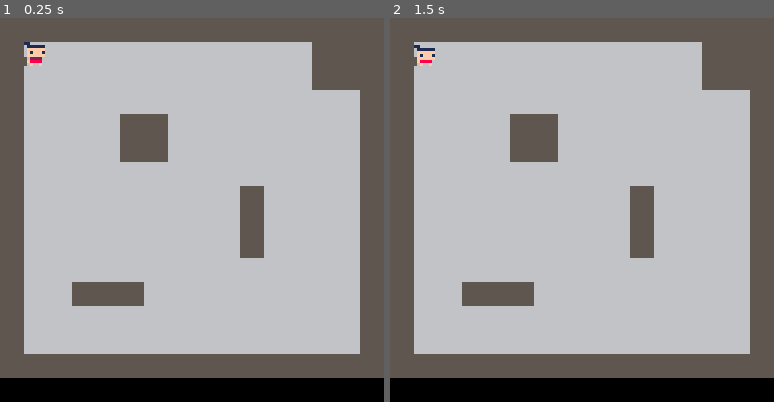
Above: before the commit, frames 1-2 (left to right).
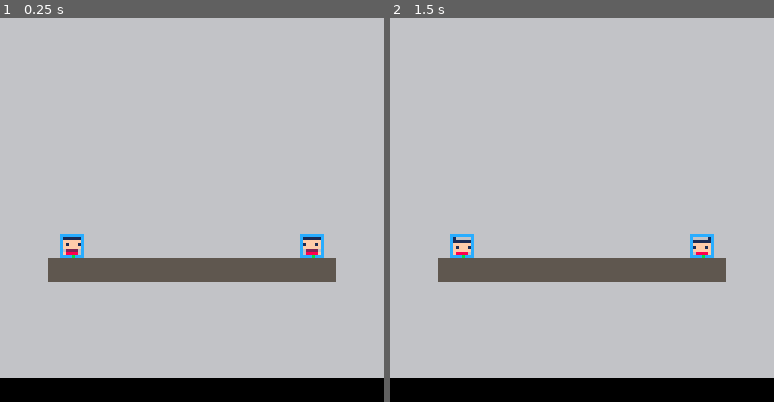
Above: after the commit, the same moments.

Repository: Wagomu056/chanbara
Game: PICO-8 cartridge chanbara.p8
Same seed, same stepped clock (60 frames per second), same inputs: the game is played once before the commit and once after it.
Inputs:
- Up to frame 1 (0.25 s): no input
- Up to frame 2 (1.5 s): tap X (X key) at 0.33, 1.07 s; tap O (Z key) at 0.7 s

The runs differ from the first frame. In frame 1, 34% of the frame differs, in the area x 0-100%, y 0-94%; in frame 2, 34%.

Commit message:
プレイヤー多人数対応

Diff:
--- a/chanbara.p8
+++ b/chanbara.p8
@@ -164,20 +164,28 @@
 
 	obj.aa = math.vec2.new(0, 0)
 	obj.bb = math.vec2.new(0, 0)
+	obj.offset = math.vec2.new(0, 0)
 	obj.width = 0
 	obj.hight = 0
 	obj.owner = owner
 
 	obj.set_pos = function(self, x, y)
-		self.aa.x = x
-		self.aa.y = y
-		self.bb.x = x + self.width - 1
-		self.bb.y = y + self.hight - 1
+		local ofs_x = x + self.offset.x
+		local ofs_y = y + self.offset.y
+		self.aa.x = ofs_x
+		self.aa.y = ofs_y
+		self.bb.x = ofs_x + self.width - 1
+		self.bb.y = ofs_y + self.hight - 1
 	end
 
 	obj.set_size = function(self, w, h)
 		self.width = w
 		self.hight = h
+	end
+
+	obj.set_offset = function(self, x, y)
+		self.offset.x = x
+		self.offset.y = y
 	end
 
 	obj.debug_draw = function(self, color)
@@ -277,13 +285,17 @@
 	-- variables
 	obj.pos = math.vec2.new(0,0)
 	obj.spr_size = math.vec2.new(1,1)
+	obj.spr_offset = math.vec2.new(0,0)
 	obj.spr_idx = 0
 
 	-- function
-	obj.draw = function(self)
+	obj.draw = function(self, is_reverse)
 		spr(self.spr_idx
-			,self.pos.x,self.pos.y
-			,self.spr_size.x,self.spr_size.y)
+			,self.pos.x + self.spr_offset.x
+			,self.pos.y + self.spr_offset.y
+			,self.spr_size.x
+			,self.spr_size.y
+			,is_reverse)
 	end
 
 	-- update function
@@ -306,12 +318,22 @@
 		self.spr_size.y = y
 	end
 
+	obj.set_spr_offset = function(self, x, y)
+		self.spr_offset.x = x
+		self.spr_offset.y = y
+	end
+
+	obj.dbg_draw_pos = function(self)
+		pset(self.pos.x, self.pos.y, 11)
+	end
+
 	return obj
 end
 
 act.chara = {}
 act.chara.new = function()
 	local obj = act.object.new()
+	obj.object_draw = obj.draw
 
 	-- variable
 	obj.anim_controller = anim.controller.new()
@@ -333,10 +355,7 @@
 	end
 
 	obj.draw = function(self)
-		spr(self.spr,
-			self.pos.x, self.pos.y,
-			self.spr_w, self.spr_h,
-			self.direction == "left")
+		self:object_draw(self.direction == "left")
 	end
 
 	-- derivation function
@@ -346,7 +365,7 @@
 
 	obj.update_animation = function(self, delta_time)
 		self.anim_controller:update(delta_time)
-		self.spr, self.spr_w, self.spr_h = self.anim_controller:get_spr()
+		self.spr_idx, self.spr_size.x, self.spr_size.y = self.anim_controller:get_spr()
 	end
 
 	-- setting function
@@ -366,6 +385,7 @@
 	obj.chara_update_pre_animation = obj.update_pre_animation
 
 	-- variable
+	obj.id = 1
 	obj.action = "none"
 	obj.pre_anim_state = "idle"
 	obj.anim_state = "idle"
@@ -374,19 +394,27 @@
 	obj.atk_hitbox = hit.data.new(obj)
 
 	-- function
-	obj.init = function(self)
+	obj.init = function(self, id, direction)
 		self:chara_init()
 
+		self.id = id
+		self.direction = direction
+
 		self:set_spr_size(1,1)
+		local offset_x = -4
+		local offset_y = -7
+		self:set_spr_offset(offset_x, offset_y)
+
 		self.hitbox:set_size(8, 8)
+		self.hitbox:set_offset(offset_x, offset_y)
 		self.hitbox:set_pos(self.pos.x, self.pos.y)
+		hit_checker:regist_def_hit_data(self.hitbox)
 
 		self.anim_controller:set("player_idle")
 		self.request_pos.x = 0
 		self.request_pos.y = 0
+
 		self.atk_hitbox:set_size(8, 16)
-
-		hit_checker:regist_def_hit_data(self.hitbox)
 	end
 
 	obj.update_pre_animation = function(self)
@@ -470,6 +498,58 @@
 	return obj
 end
 
+-- player list --
+sys = {}
+sys.player_list = {}
+sys.player_list.new = function()
+	local obj = {}
+	obj.max_count = 2
+	obj.list = {}
+
+	obj.init = function(self)
+		for i = 1, self.max_count do
+			add(self.list, act.player.new())
+			printh("add player " .. i)
+		end
+
+		for i = 1, self.max_count do
+			printh("init player " .. i)
+			local pl = self.list[i]
+
+			local directin = "right"
+			if i % 2 == 0 then
+				directin = "left"
+			end
+			pl:init(i, directin)
+
+			local window_center = 64
+			local gap = 40
+			if directin == "right" then
+				gap *= -1
+			end
+
+			local x = window_center + gap
+			local y = 79
+			pl:set_pos(x, y)
+		end
+	end
+
+	obj.update = function(self)
+		foreach(self.list, function(obj) obj:update() end)
+	end
+
+	obj.draw = function(self)
+		foreach(self.list, function(obj) obj:draw() end)
+	end
+
+	obj.dbg_draw_pos = function(self)
+		foreach(self.list, function(obj) obj:dbg_draw_pos() end)
+	end
+
+	return obj
+end
+
+-- map --
 act.map_info = {}
 act.map_info.new = function()
 	local obj = {}
@@ -490,26 +570,28 @@
 
 -- global --
 local map_info = act.map_info.new()
-local player = act.player.new()
+--local player = act.player.new()
+local player_list = sys.player_list.new()
 
 -- system --
 function _init()
-	player:init()
-	player:set_pos(8,8)
+	player_list:init()
 end
 
 function _update()
 	hit_checker:check()
 
-	player:update()
+	player_list:update()
 	dbg_print:update()
 end
 
 function _draw()
 	map_info:draw()
-	player:draw()
-
-	--hit_checker:debug_draw()
+	player_list:draw()
+
+	-- dbg
+	hit_checker:debug_draw()
+	player_list:dbg_draw_pos()
 	dbg_print:draw()
 end
 
@@ -590,19 +672,19 @@
 0000000000000000000000000000000000000000000000000000000000000000000000000000000000000000000000000000000000000000000000000000000000000000000000000000000000000000000000000000000000000000000000000000000000000000000000000000000000000000000000000000000000000000
 0100000000000000000000000000000000000000000000000000000000000000000000000000000000000000000000000000000000000000000000000000000000000000000000000000000000000000000000000000000000000000000000000000000000000000000000000000000000000000000000000000000000000000
 __map__
-8080808080808080808080808080808000000000000000000000000000000000000000000000000000000000000000000000000000000000000000000000000000000000000000000000000000000000000000000000000000000000000000000000000000000000000000000000000000000000000000000000000000000000
-8081818181818181818181818180808000000000000000000000000000000000000000000000000000000000000000000000000000000000000000000000000000000000000000000000000000000000000000000000000000000000000000000000000000000000000000000000000000000000000000000000000000000000
-8081818181818181818181818180808000000000000000000000000000000000000000000000000000000000000000000000000000000000000000000000000000000000000000000000000000000000000000000000000000000000000000000000000000000000000000000000000000000000000000000000000000000000
-8081818181818181818181818181818000000000000000000000000000000000000000000000000000000000000000000000000000000000000000000000000000000000000000000000000000000000000000000000000000000000000000000000000000000000000000000000000000000000000000000000000000000000
-8081818181808081818181818181818000000000000000000000000000000000000000000000000000000000000000000000000000000000000000000000000000000000000000000000000000000000000000000000000000000000000000000000000000000000000000000000000000000000000000000000000000000000
-8081818181808081818181818181818000000000000000000000000000000000000000000000000000000000000000000000000000000000000000000000000000000000000000000000000000000000000000000000000000000000000000000000000000000000000000000000000000000000000000000000000000000000
-8081818181818181818181818181818000000000000000000000000000000000000000000000000000000000000000000000000000000000000000000000000000000000000000000000000000000000000000000000000000000000000000000000000000000000000000000000000000000000000000000000000000000000
-8081818181818181818180818181818082000000000000000000000000000000000000000000000000000000000000000000000000000000000000000000000000000000000000000000000000000000000000000000000000000000000000000000000000000000000000000000000000000000000000000000000000000000
-8081818181818181818180818181818082000000000000000000000000000000000000000000000000000000000000000000000000000000000000000000000000000000000000000000000000000000000000000000000000000000000000000000000000000000000000000000000000000000000000000000000000000000
-8081818181818181818180818181818082000000000000000000000000000000000000000000000000000000000000000000000000000000000000000000000000000000000000000000000000000000000000000000000000000000000000000000000000000000000000000000000000000000000000000000000000000000
-8081818181818181818181818181818082000000000000000000000000000000000000000000000000000000000000000000000000000000000000000000000000000000000000000000000000000000000000000000000000000000000000000000000000000000000000000000000000000000000000000000000000000000
-8081818080808181818181818181818000000000000000000000000000000000000000000000000000000000000000000000000000000000000000000000000000000000000000000000000000000000000000000000000000000000000000000000000000000000000000000000000000000000000000000000000000000000
-8081818181818181818181818181818000000000000000000000000000000000000000000000000000000000000000000000000000000000000000000000000000000000000000000000000000000000000000000000000000000000000000000000000000000000000000000000000000000000000000000000000000000000
-8081818181818181818181818181818000000000000000000000000000000000000000000000000000000000000000000000000000000000000000000000000000000000000000000000000000000000000000000000000000000000000000000000000000000000000000000000000000000000000000000000000000000000
-8080808080808080808080808080808000000000000000000000000000000000000000000000000000000000000000000000000000000000000000000000000000000000000000000000000000000000000000000000000000000000000000000000000000000000000000000000000000000000000000000000000000000000
+8181818181818181818181818181818100000000000000000000000000000000000000000000000000000000000000000000000000000000000000000000000000000000000000000000000000000000000000000000000000000000000000000000000000000000000000000000000000000000000000000000000000000000
+8181818181818181818181818181818100000000000000000000000000000000000000000000000000000000000000000000000000000000000000000000000000000000000000000000000000000000000000000000000000000000000000000000000000000000000000000000000000000000000000000000000000000000
+8181818181818181818181818181818100000000000000000000000000000000000000000000000000000000000000000000000000000000000000000000000000000000000000000000000000000000000000000000000000000000000000000000000000000000000000000000000000000000000000000000000000000000
+8181818181818181818181818181818100000000000000000000000000000000000000000000000000000000000000000000000000000000000000000000000000000000000000000000000000000000000000000000000000000000000000000000000000000000000000000000000000000000000000000000000000000000
+8181818181818181818181818181818100000000000000000000000000000000000000000000000000000000000000000000000000000000000000000000000000000000000000000000000000000000000000000000000000000000000000000000000000000000000000000000000000000000000000000000000000000000
+8181818181818181818181818181818100000000000000000000000000000000000000000000000000000000000000000000000000000000000000000000000000000000000000000000000000000000000000000000000000000000000000000000000000000000000000000000000000000000000000000000000000000000
+8181818181818181818181818181818100000000000000000000000000000000000000000000000000000000000000000000000000000000000000000000000000000000000000000000000000000000000000000000000000000000000000000000000000000000000000000000000000000000000000000000000000000000
+8181818181818181818181818181818182000000000000000000000000000000000000000000000000000000000000000000000000000000000000000000000000000000000000000000000000000000000000000000000000000000000000000000000000000000000000000000000000000000000000000000000000000000
+8181818181818181818181818181818182000000000000000000000000000000000000000000000000000000000000000000000000000000000000000000000000000000000000000000000000000000000000000000000000000000000000000000000000000000000000000000000000000000000000000000000000000000
+8181818181818181818181818181818182000000000000000000000000000000000000000000000000000000000000000000000000000000000000000000000000000000000000000000000000000000000000000000000000000000000000000000000000000000000000000000000000000000000000000000000000000000
+8181808080808080808080808080818182000000000000000000000000000000000000000000000000000000000000000000000000000000000000000000000000000000000000000000000000000000000000000000000000000000000000000000000000000000000000000000000000000000000000000000000000000000
+8181818181818181818181818181818100000000000000000000000000000000000000000000000000000000000000000000000000000000000000000000000000000000000000000000000000000000000000000000000000000000000000000000000000000000000000000000000000000000000000000000000000000000
+8181818181818181818181818181818100000000000000000000000000000000000000000000000000000000000000000000000000000000000000000000000000000000000000000000000000000000000000000000000000000000000000000000000000000000000000000000000000000000000000000000000000000000
+8181818181818181818181818181818100000000000000000000000000000000000000000000000000000000000000000000000000000000000000000000000000000000000000000000000000000000000000000000000000000000000000000000000000000000000000000000000000000000000000000000000000000000
+8181818181818181818181818181818100000000000000000000000000000000000000000000000000000000000000000000000000000000000000000000000000000000000000000000000000000000000000000000000000000000000000000000000000000000000000000000000000000000000000000000000000000000
 000000000000000000000000000000ff00000000000000000000000000000000000000000000000000000000000000000000000000000000000000000000000000000000000000000000000000000000000000000000000000000000000000000000000000000000000000000000000000000000000000000000000000000000
